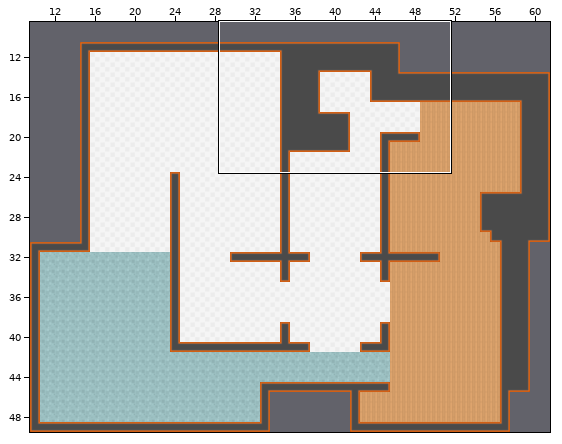
Tiled map, stored at core/assets/maps/cooperation.tmx. The first picture is a wide view before the edit; the outline marks the close-up.
Close-up. Before:
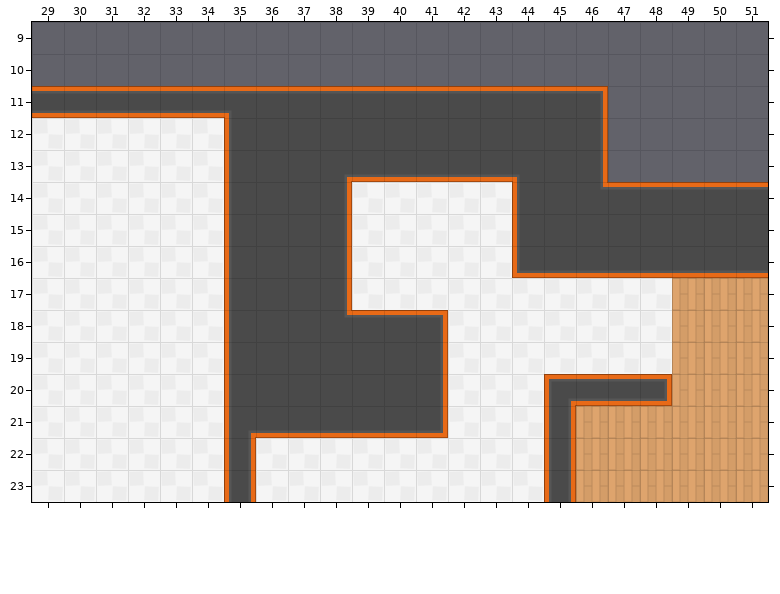
Cells are 64x64 px. Shown: x 29..51, y 9..23. The commit also changed other parts of the map, which this record leaves out.
And afterwards:
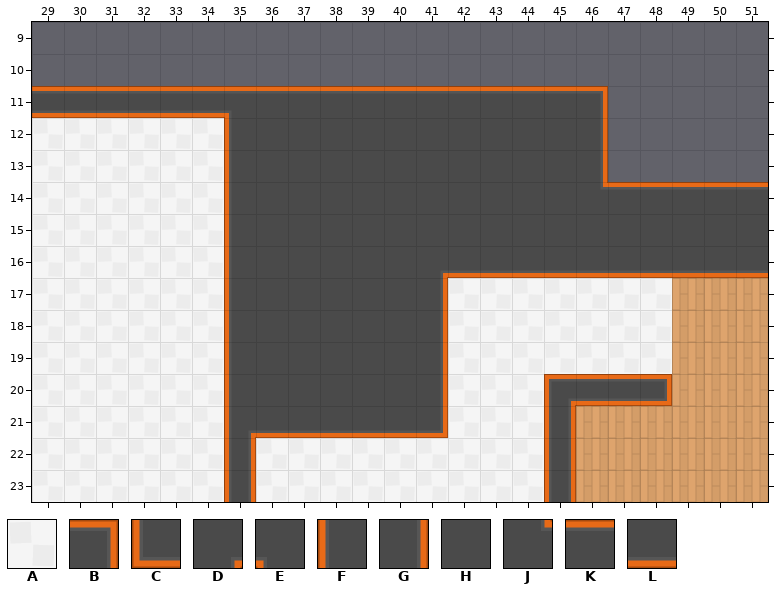
Key: from "kenney_tileset": A 11, B 116, C 142, D 162, E 163, F 166, G 167, H 168, J 189, K 193, L 194.
_ is an empty cell, . an unchanged one.
What changed:
--- layer "Tile Layer 1"
@@ x 38..44 @@
-13 DLLLLLE
-14 GAAAAAF
-15 GAAAAAF
-16 GAAAAAC
-17 GAAA...
-18 JKKB...
+13 HHHHHHH
+14 HHHHHHH
+15 HHHHHHH
+16 HHHDLLL
+17 HHHG...
+18 HHHG...
Pixel boxes of the changes (left, top, right, bottom) in both close-ups:
changed: (345, 175, 519, 317)
